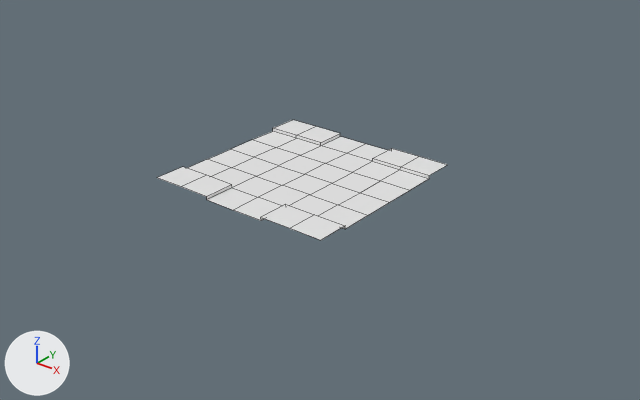
The Blender file Assets/Models/Raod2.blend, before and after one commit.
Camera for both pictures: a 50 mm camera at (15.1, -18.17, 10.6) aimed at (0.56, 0.01, -0.67). Arrows for +X, +Y and +Z are at lower left; the lights stay in place. Mesh edges are drawn as thin lines.
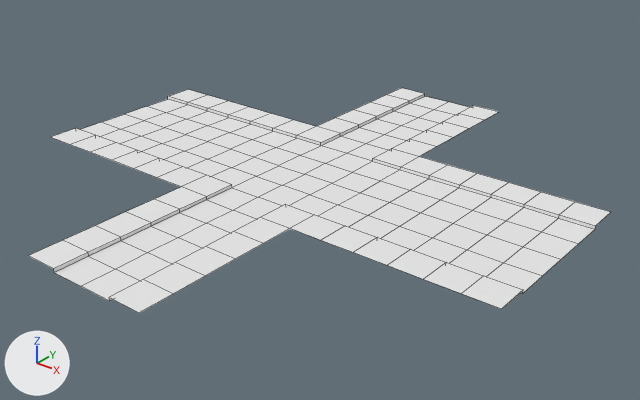
The change, as a diff of the scene's bpy script:
```diff
--- a/Assets/Models/Raod2.blend.py
+++ b/Assets/Models/Raod2.blend.py
@@ mat_material @@
+mat_material = diffuse_material('Material')
+mat_material.base_color = (0.8, 0.8, 0.8)  # white #e7e7e7
@@ me_plane @@
 # used by ob_plane; location = (0.0, 0.0, 0.0)
-me_plane.from_pydata(...)  # 65 vertices, 48 faces; spans x -3.0..3.0, y -3.0..3.0, z 0.0..0.1
+me_plane.from_pydata(...)  # 225 vertices, 188 faces; spans x -8.0..8.0, y -8.0..8.0, z 0.0..0.1
+# me_plane part 1
+# 9 new vertices lie (-1.0, 0.0, 0.0) away from vertices in x -3.0, y -3.0..3.0, z 0.0..0.1
+# 9 new vertices lie (-1.0, 0.0, 0.0) away from vertices in x -4.0, y -3.0..3.0, z 0.0..0.1
+# 9 new vertices lie (-1.0, 0.0, 0.0) away from vertices in x -5.0, y -3.0..3.0, z 0.0..0.1
+# 9 new vertices lie (-1.0, 0.0, 0.0) away from vertices in x -6.0, y -3.0..3.0, z 0.0..0.1
+# 9 new vertices lie (-1.0, 0.0, 0.0) away from vertices in x -7.0, y -3.0..3.0, z 0.0..0.1
+# 9 new vertices lie (1.0, 0.0, 0.0) away from vertices in x 3.0, y -3.0..3.0, z 0.0..0.1
+# 9 new vertices lie (1.0, 0.0, 0.0) away from vertices in x 4.0, y -3.0..3.0, z 0.0..0.1
+# 9 new vertices lie (1.0, 0.0, 0.0) away from vertices in x 5.0, y -3.0..3.0, z 0.0..0.1
+# 9 new vertices lie (1.0, 0.0, 0.0) away from vertices in x 6.0, y -3.0..3.0, z 0.0..0.1
+# 9 new vertices lie (1.0, 0.0, 0.0) away from vertices in x 7.0, y -3.0..3.0, z 0.0..0.1
+# 7 new vertices lie (0.0, 1.0, 0.0) away from vertices in x -2.0..2.0, y 3.0, z 0.0..0.1
+# 7 new vertices lie (0.0, 1.0, 0.0) away from vertices in x -2.0..2.0, y 4.0, z 0.0..0.1
+# 7 new vertices lie (0.0, 1.0, 0.0) away from vertices in x -2.0..2.0, y 5.0, z 0.0..0.1
+# 7 new vertices lie (0.0, 1.0, 0.0) away from vertices in x -2.0..2.0, y 6.0, z 0.0..0.1
+# 7 new vertices lie (0.0, 1.0, 0.0) away from vertices in x -2.0..2.0, y 7.0, z 0.0..0.1
+# 7 new vertices lie (0.0, -1.0, 0.0) away from vertices in x -2.0..2.0, y -3.0, z 0.0..0.1
+# 7 new vertices lie (0.0, -1.0, 0.0) away from vertices in x -2.0..2.0, y -4.0, z 0.0..0.1
+# 7 new vertices lie (0.0, -1.0, 0.0) away from vertices in x -2.0..2.0, y -5.0, z 0.0..0.1
+# 7 new vertices lie (0.0, -1.0, 0.0) away from vertices in x -2.0..2.0, y -6.0, z 0.0..0.1
+# 7 new vertices lie (0.0, -1.0, 0.0) away from vertices in x -2.0..2.0, y -7.0, z 0.0..0.1
+# 140 new faces join them
+me_plane.materials.append(mat_material)  # white #e7e7e7
```

Where the change shows, as pixel boxes (x1, y1, x2, y2) in the pictures (640 x 400 px):
'Plane', reshaped (100% wider, 87% taller)
    before: (157, 120, 447, 240)
    after: (29, 88, 610, 313)
part 1 of me_plane, added
    after: (29, 88, 610, 313)
